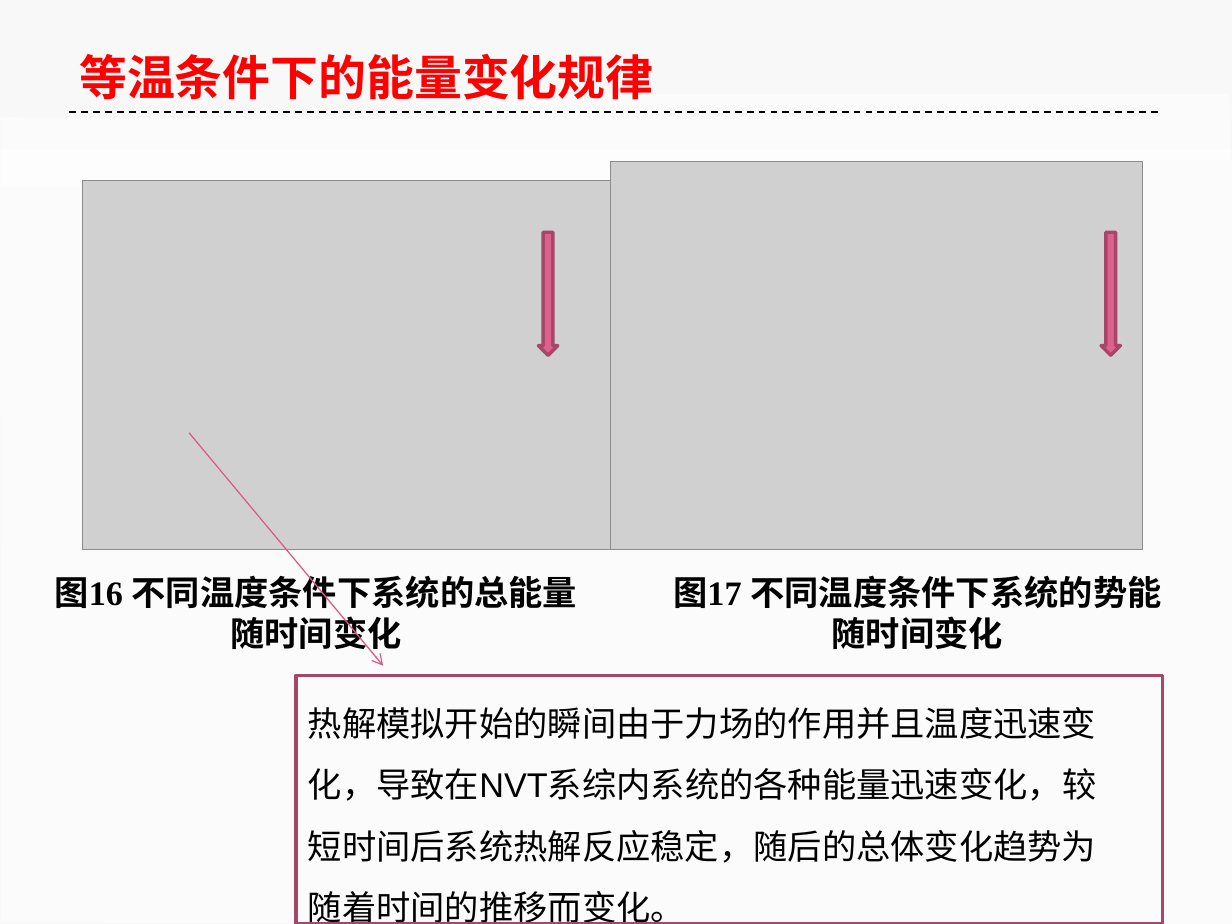
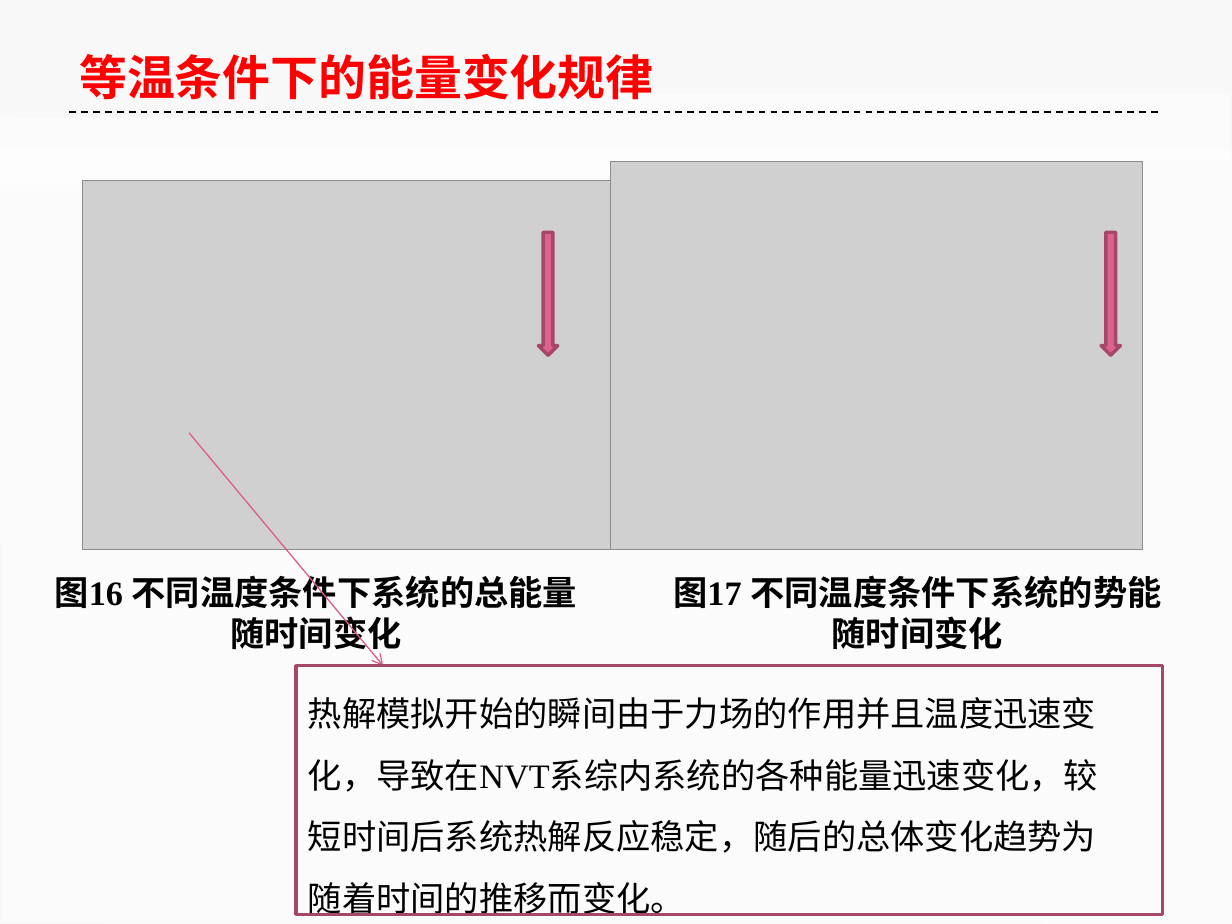
Before and after one commit to ilvcr/GraduationProject, a slide deck: slide 28 of ppt/yoghourtppt.pptx. Drawn at 1232x924 pixels with LibreOffice and Linux fonts; fonts in the diff are those of the drawing; grey boxes stand for pictures. Boxes give left, top, right and bottom in pixels: in the first picture for what was removed or moved away, otherwise in the second. Text is boxed around its words. In the diff, an @@ line names an element or a change of style, - is before the commit and + after.

```diff
--- a/ppt/yoghourtppt.pptx
+++ b/ppt/yoghourtppt.pptx
@@ text "热解模拟开始的瞬间由于力场的作用并且温度迅速变化，导致在NVT系综内系统的各种能量迅速变化，较短时间后系统热解反应稳定， ...": place and size @@
-text "热解模拟开始的瞬间由于力场的作用并且温度迅速变化，导致在NVT系综内系统的各种能量迅速变化，较短时间后系统热解反应稳定， ..." at box(308, 707, 1096, 924)
+text "热解模拟开始的瞬间由于力场的作用并且温度迅速变化，导致在NVT系综内系统的各种能量迅速变化，较短时间后系统热解反应稳定， ..." at box(308, 697, 1098, 916)
@@ rectangle: place and size @@
-rectangle at box(296, 675, 1163, 924)
+rectangle at box(296, 665, 1163, 914)
@@ text "热解模拟开始的瞬间由于力场的作用并且温度迅速变化，导致在NVT系综内系统的各种能量迅速变化，较短时间后系统热解反应稳定， ..." at box(308, 697, 1098, 916): font Arial to Times New Roman in "热解模拟开始的瞬间由于力场的作用并且温度迅速变化，导致在NVT系综内系统的各种能量迅速变化，较短时间后系统热解反应稳定， ..." @@
```
Also in this commit, not shown: 6 other slides changed.
